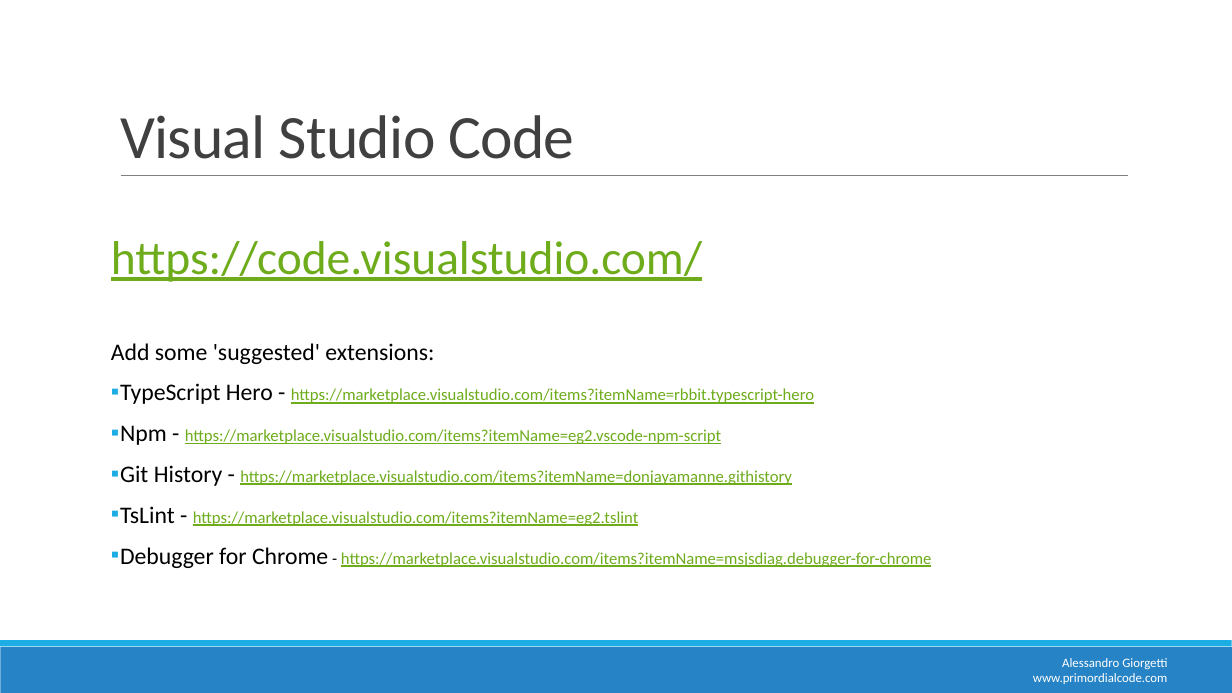
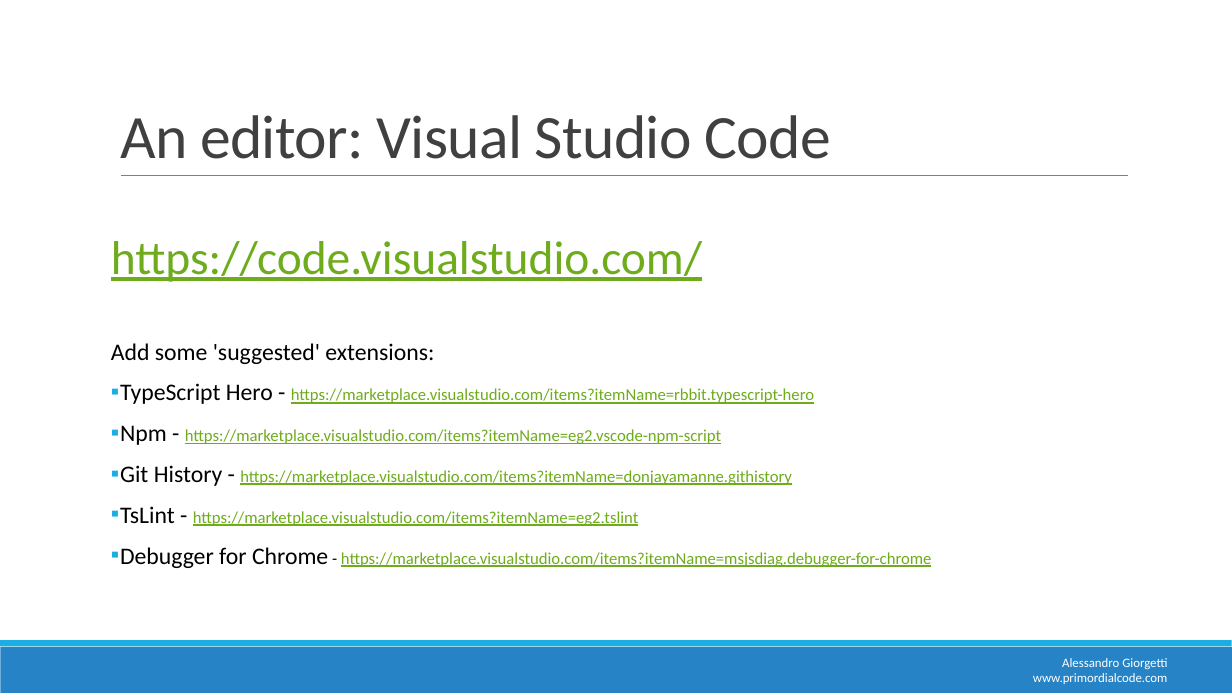
Before and after one commit to AGiorgetti/MEAN_TypeScriptIntro, a slide deck: slide 16 of AngularMEAN-TypeScript.pptx. Drawn at 1232x693 pixels with LibreOffice and Linux fonts; fonts in the diff are those of the drawing; background and template pictures are left out. Boxes give left, top, right and bottom in pixels: in the first picture for what was removed or moved away, otherwise in the second. Text is boxed around its words. In the diff, an @@ line names an element or a change of style, - is before the commit and + after.

```diff
--- a/AngularMEAN-TypeScript.pptx
+++ b/AngularMEAN-TypeScript.pptx
@@ title at [120, 115, 830, 159]: text changed @@
-Visual Studio Code
+An editor: Visual Studio Code
```
Also in this commit, not shown: 8 other slides changed.
